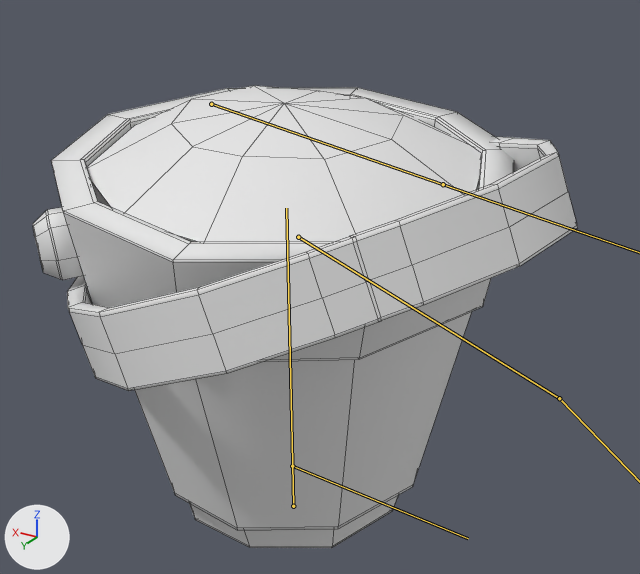
Two versions of the FBX model BBT_2017_UP/Assets/Art/Animation/LittlePeople/CharactersAndProps/Bucket04.fbx, one commit apart.
Rendered twice from a 50 mm camera at (1.2458, -0.7297, 0.5558) aimed at (1.3499, -0.9032, 0.469). Every picture has the same lights, and +X, +Y and +Z are marked at lower left. Both versions are drawn at frame 1 of the action 'Bucket04|S30_03_Bucket04'; the numbers are the values there. The bones that bend it are drawn over the model as lines. Mesh edges are drawn as thin lines.

Objects in the first picture: 'Bucket.012', 'Bucket.013', 'Bucket.015', 'Bucket_Top.003'.
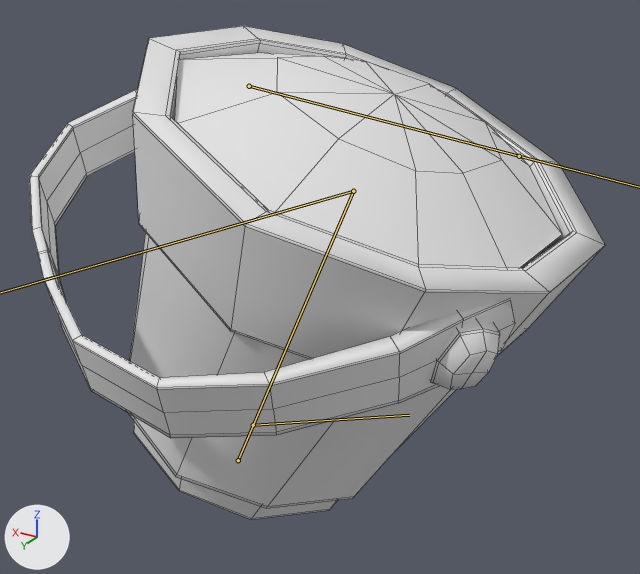
Pixel boxes [x1, y1, x2, y2] of what changed, in the pictures (640 x 574 px):
'Bucket.015', posed (7% taller): before [51, 87, 514, 548]; after [129, 26, 605, 520]
'Bucket_Top.003', posed: before [67, 137, 578, 391]; after [29, 89, 515, 438]
'Bucket.012', posed (38% taller): before [87, 86, 481, 242]; after [174, 52, 562, 268]
'Bucket.013', posed: before [33, 207, 84, 280]; after [431, 321, 500, 390]
bone 'BoneRoot', root to tip: before (292, 466) to (468, 538); after (253, 425) to (409, 415)
bone 'BucketBase', root to tip: before (293, 506) to (286, 208); after (238, 460) to (353, 191)

The change, as a list of edits to the scene's bpy script:
```text
Change bone_boneroot:
    where bone_boneroot = bpy.data.objects['Bucket04'].pose.bones['BoneRoot']
    bone_boneroot.location: (0.043, -1.3649, 0.9977) -> (0.0564, -1.3755, 0.9984)
    bone_boneroot.rotation_quaternion: (0.999, -0.014, 0.047, 0.024) -> (0.865, 0.365, 0.097, 0.331)  # degrees (-2, 5, 3) -> degrees (44, -4, 40)
    bone_boneroot.scale: (2.71, 2.71, 2.71) -> (2.7, 2.7, 2.7)
Change bone_bucketbase:
    where bone_bucketbase = bpy.data.objects['Bucket04'].pose.bones['BucketBase']  # child of 'BoneRoot'
    bone_bucketbase.rotation_quaternion: (0.942, 0.0, -0.336, 0.0) -> (1.0, 0.0, 0.0, 0.0)  # degrees (0, -39, 0) -> degrees (0, 0, 0)
Change bone_buckettop:
    where bone_buckettop = bpy.data.objects['Bucket04'].pose.bones['BucketTop']  # child of 'BucketBase'
    bone_buckettop.location: (-0.0009, -0.0032, 0.0007) -> (0.0, 0.0, 0.0)
    bone_buckettop.rotation_quaternion: (0.818, -0.542, 0.044, 0.188) -> (0.547, 0.725, 0.0, -0.419)  # degrees (-65, 16, 16) -> degrees (94, 37, -35)
```
